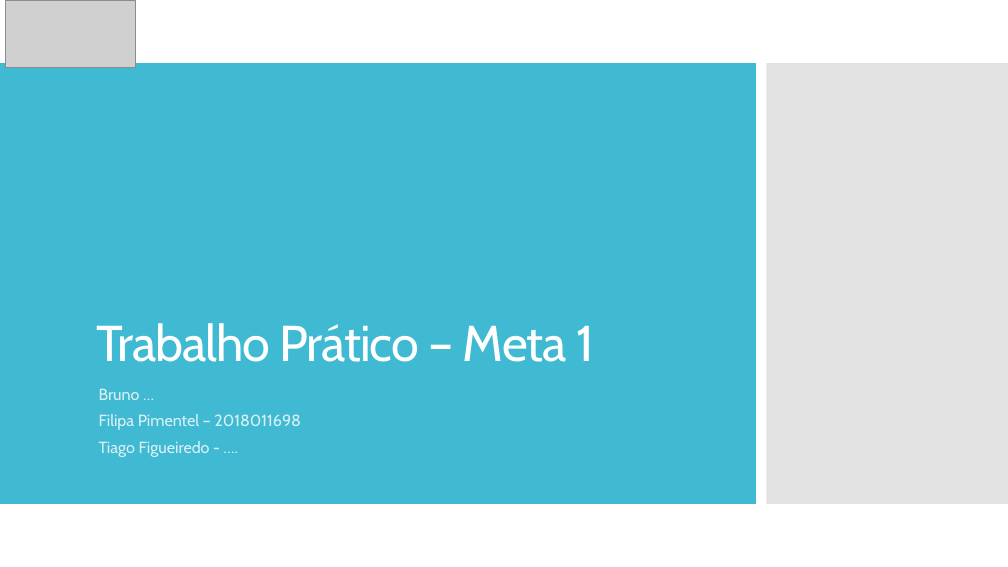
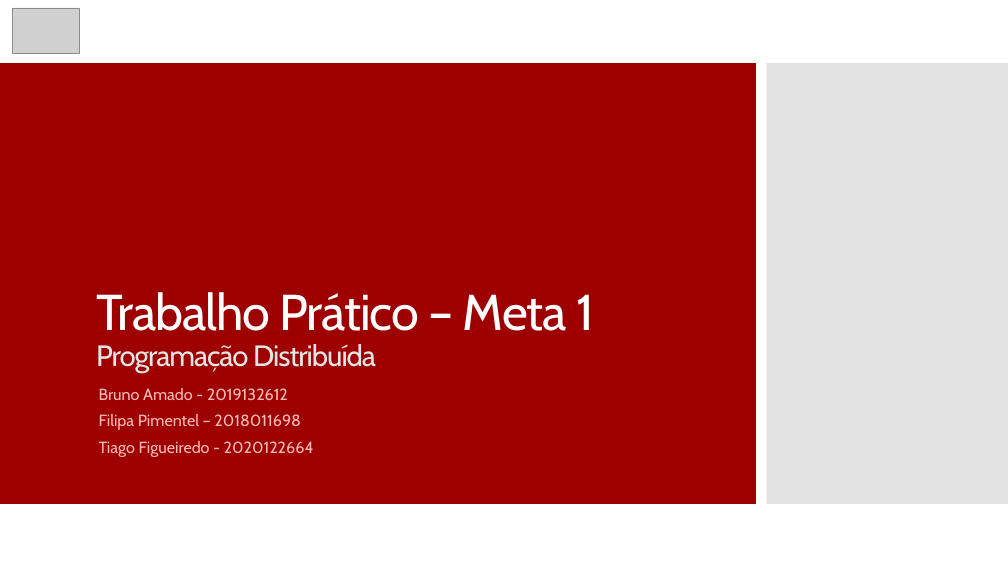
Before and after one commit to tfig-dev/eventsManager_PD, a slide deck: slide 1 of Trabalho_Pratico_Meta_1.pptx. Drawn at 1008x567 pixels with LibreOffice and Linux fonts; fonts in the diff are those of the drawing; grey boxes stand for pictures. Boxes give left, top, right and bottom in pixels: in the first picture for what was removed or moved away, otherwise in the second. Text is boxed around its words. In the diff, an @@ line names an element or a change of style, - is before the commit and + after.

```diff
--- a/Trabalho_Pratico_Meta_1.pptx
+++ b/Trabalho_Pratico_Meta_1.pptx
@@ picture removed at box(6, 0, 136, 68) @@
@@ picture added at box(12, 8, 79, 53) @@
@@ rectangle at box(0, 63, 756, 504): fill #40BAD2 to #9E0000 @@
@@ title at box(96, 292, 594, 373): text changed; size 48 to 28 pt; text colour #FFFFFF to #E5E5E5 @@
-Trabalho Prático – Meta 1
+Trabalho Prático – Meta 1
+Programação Distribuída
@@ subtitle at box(99, 388, 288, 400): text changed; text colour #D9F1F6 to #FFB9B9 @@
-Bruno …
+Bruno Amado - 2019132612
@@ subtitle at box(99, 414, 301, 430): text colour #D9F1F6 to #FFB9B9 in "Filipa Pimentel – 2018011698" @@
@@ subtitle at box(99, 441, 314, 457): text changed; text colour #D9F1F6 to #FFB9B9 @@
-Tiago Figueiredo - ….
+Tiago Figueiredo - 2020122664
```
Also in this commit, not shown: 8 other slides changed, 13 slides added, 1 other file.
